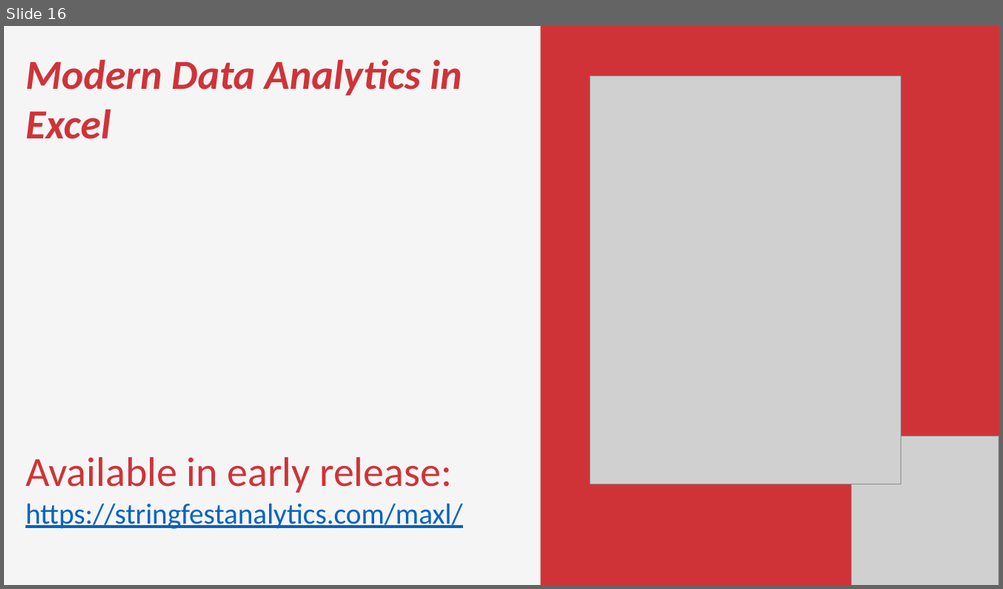
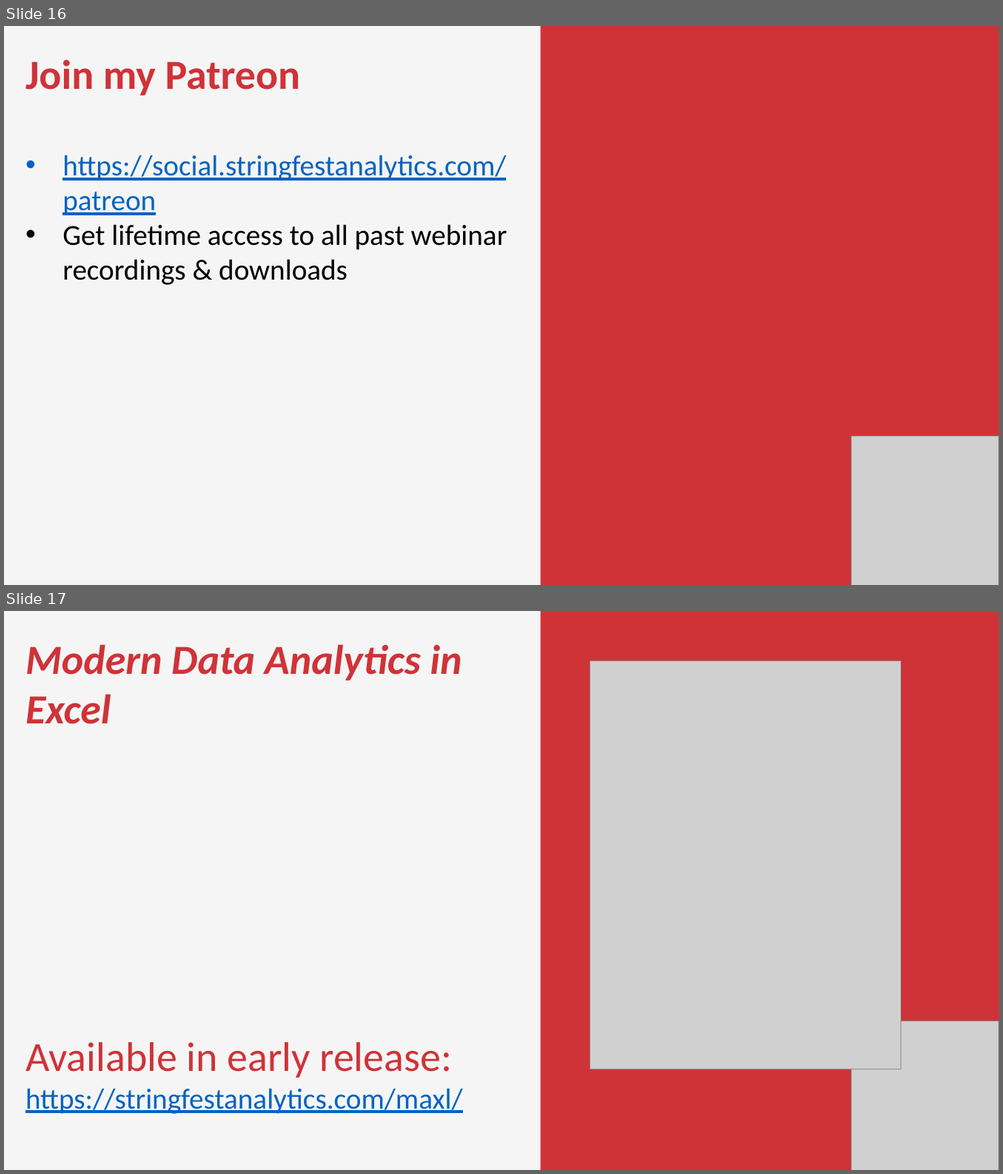
Before and after one commit to stringfestdata/first-steps-pivot-tables-excel, a slide deck: intro-pivot-tables-slides.pptx. Shown one above the other, each under a label of ours: slide 16 before the commit, slides 16 and 17 after it. The pictures are 1003x589 and 1003x1174 pixels, drawn with LibreOffice and Linux fonts; fonts in the diff are those of the drawing; grey boxes stand for pictures. Boxes give left, top, right and bottom in pixels: in the first picture for what was removed or moved away, otherwise in the second. Text is boxed around its words. In the diff, an @@ line names an element or a change of style, - is before the commit and + after.

```diff
--- a/intro-pivot-tables-slides.pptx
+++ b/intro-pivot-tables-slides.pptx
@@ slide 16 added at [4,26,999,585], background #F5F5F5 @@
@@ rectangle added at [540,26,999,585], fill #CF3338 @@
@@ text added at [25,59,507,285], 28 pt, text #000000 @@
+Join my Patreon
+• https://social.stringfestanalytics.com/patreon
+• Get lifetime access to all past webinar recordings & downloads
@@ picture added at [851,437,999,585] @@
@@ what was slide 16 is now slide 17 @@
```
Also in this commit, not shown: 1 slide changed, 8 other slides added, 8 slides removed, 23 other files.
